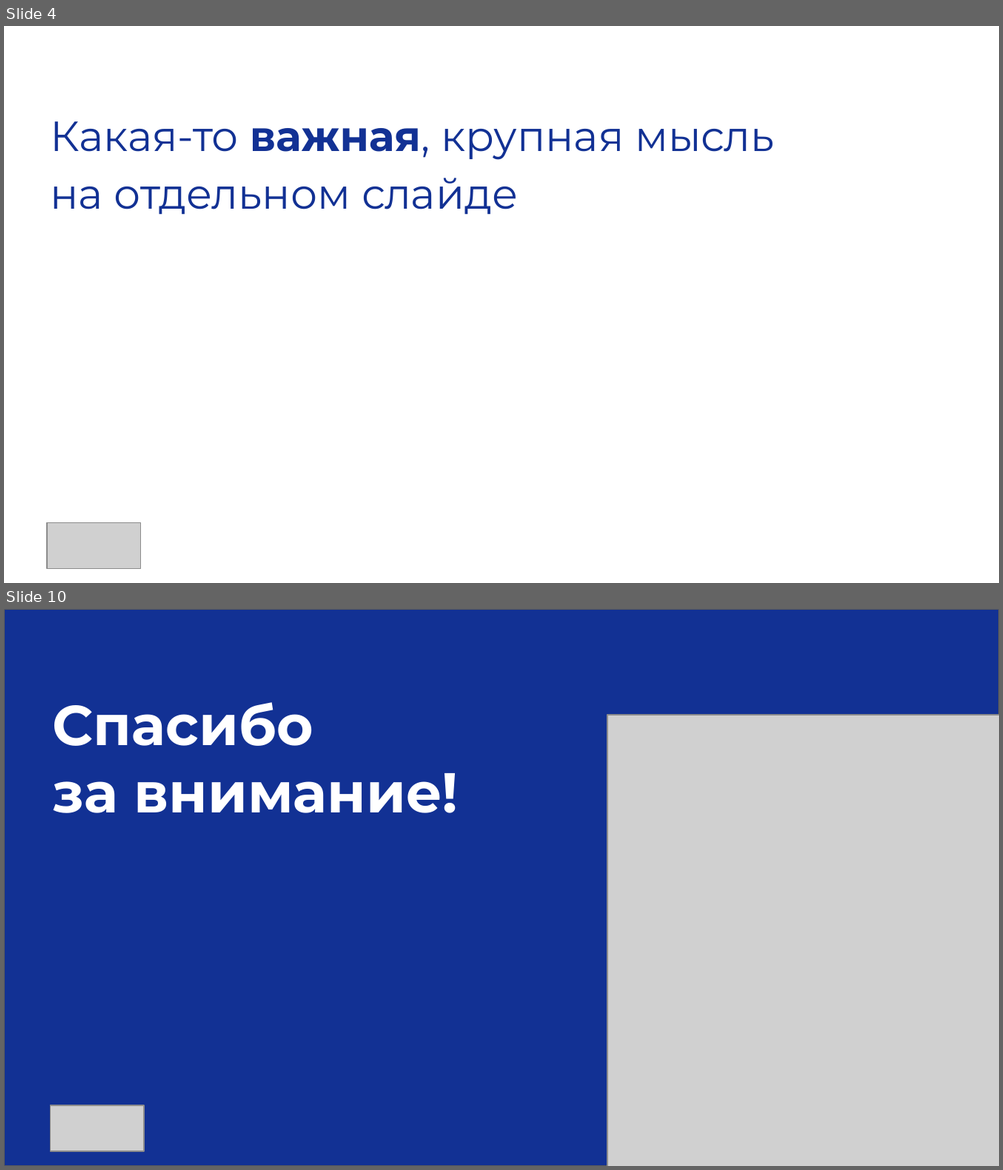
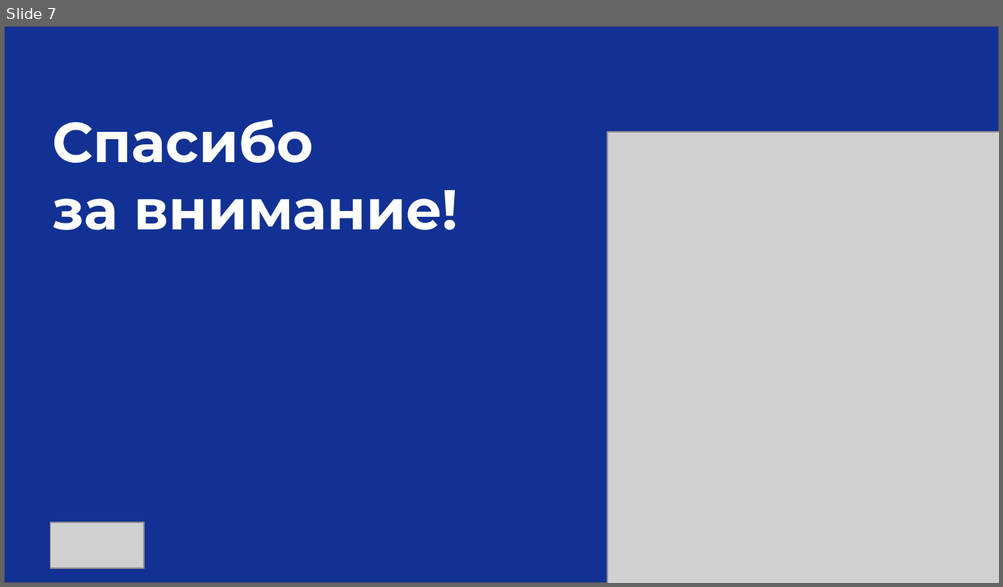
Before and after one commit to katePPkate/Project_Practicum_2025, a slide deck: Checkpoint3_team 20_Ваганов_Валова_Волык.pptx. Shown one above the other, each under a label of ours: slides 4 and 10 before the commit, slide 7 after it; the slides between them are not shown. The pictures are 1003x1170 and 1003x587 pixels, drawn with LibreOffice and Linux fonts; fonts in the diff are those of the drawing; grey boxes stand for pictures. Boxes give left, top, right and bottom in pixels: in the first picture for what was removed or moved away, otherwise in the second. Text is boxed around its words. In the diff, an @@ line names an element or a change of style, - is before the commit and + after.

```diff
--- a/Checkpoint3_team 20_Ваганов_Валова_Волык.pptx
+++ b/Checkpoint3_team 20_Ваганов_Валова_Волык.pptx
@@ slide 4 removed at [4, 26, 999, 583], background #FFFFFF @@
@@ text removed at [51, 121, 774, 215] @@
-Какая-то важная, крупная мысль
-на отдельном слайде
@@ picture removed at [48, 523, 142, 568] @@
@@ what was slide 10 is now slide 7 @@
```
Also in this commit, not shown: 1 slide changed, 5 slides added, 7 other slides removed, 3 other files.
